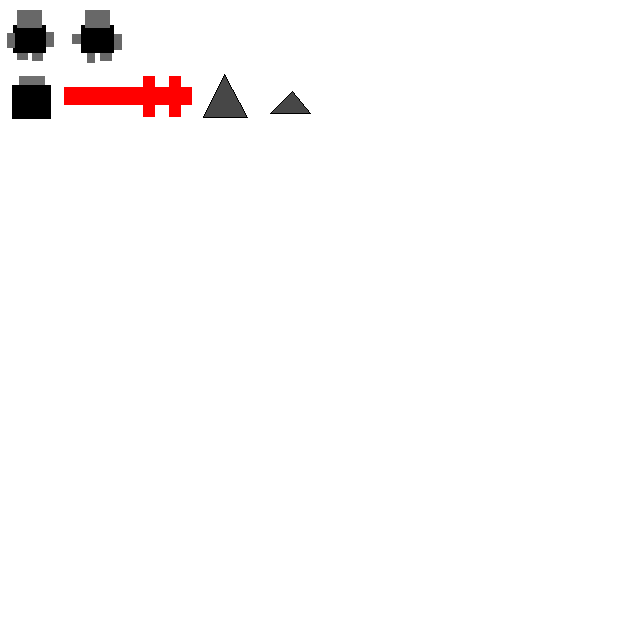
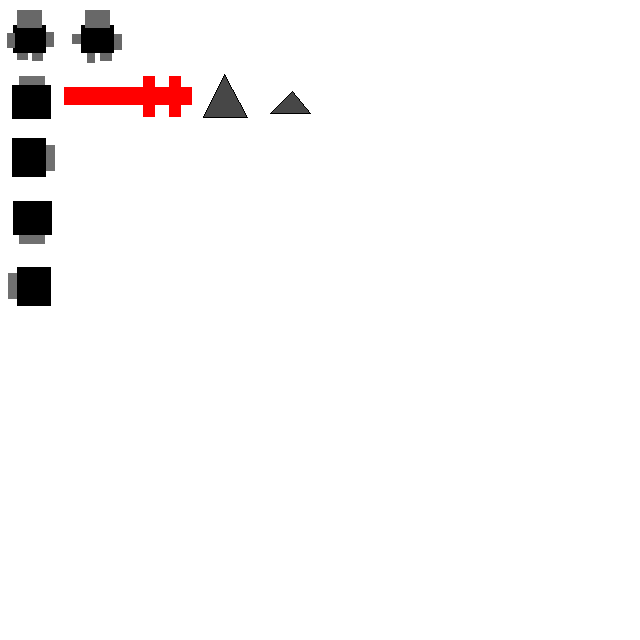
Revision of a layered 640 × 640 image; what changed, layer by layer:
renamed "agentbase" to "agentsprite.png", showed it, painted on it over (8, 138, 55, 306)
